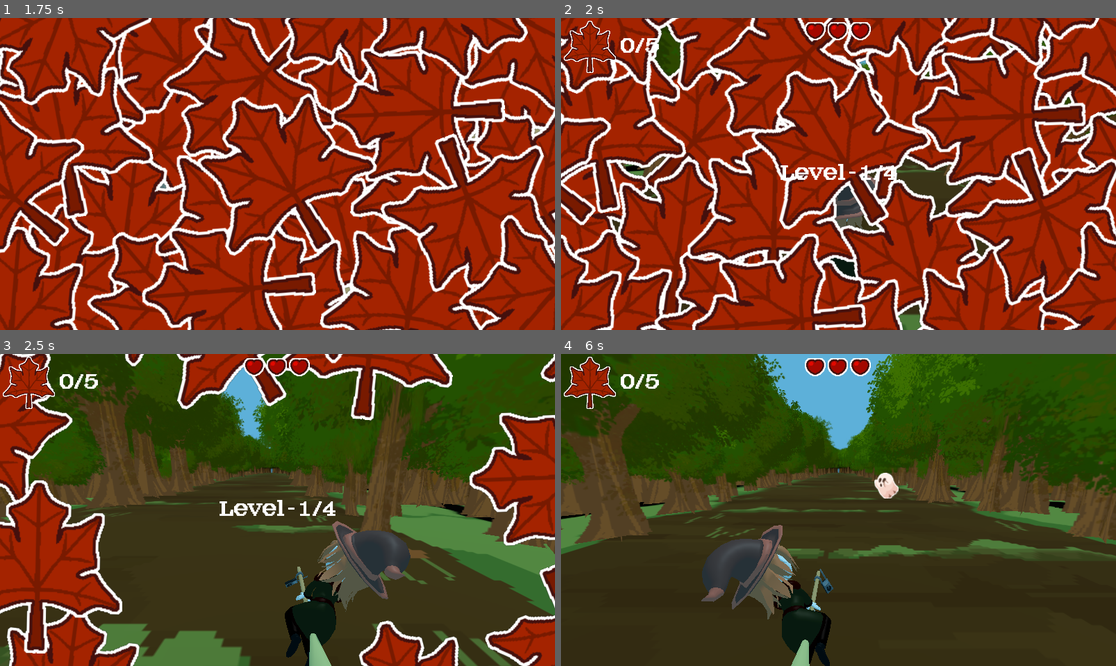
Above: before the commit, frames 1-4 (two rows, left to right).
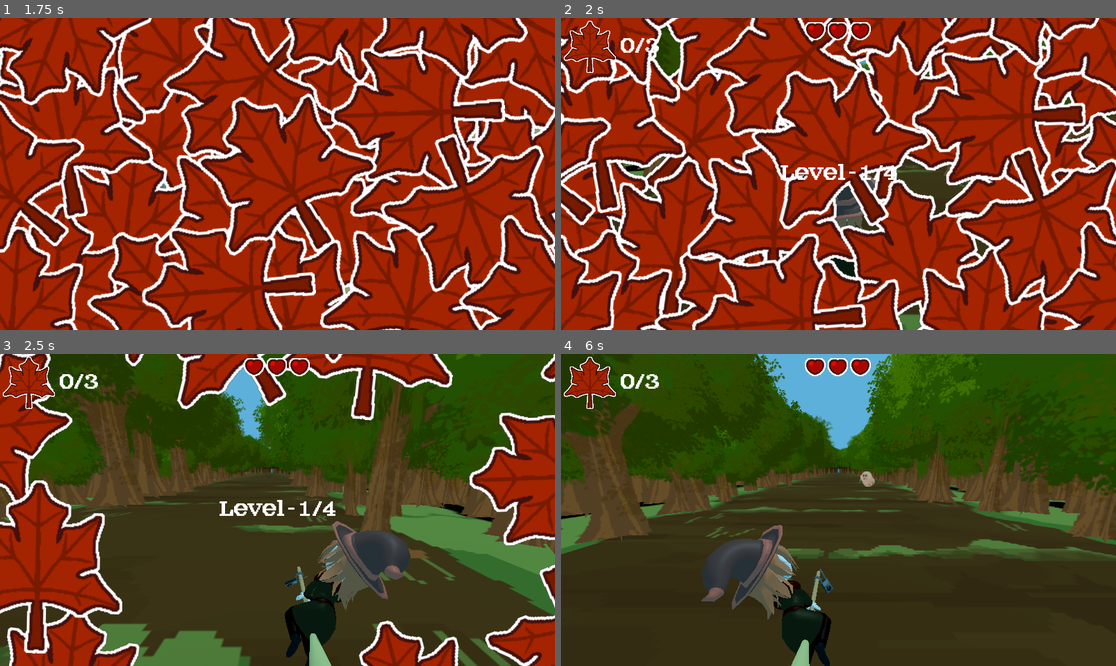
Above: after the commit, the same moments.

Repository: wewewer123/Cozy-Chaos-Fall-2025
Game: Godot game, scene res://scenes/game/GameHolder.tscn
Same seed, same stepped clock (60 frames per second), same inputs: the game is played once before the commit and once after it.
Inputs (mouse positions are in pixels of both pictures, inside the frame that each line leads up to):
- Up to frame 1 (1.75 s): click "start" at 0.5 s; click "start" at 1.25 s
- Up to frame 2 (2 s): no input
- Up to frame 3 (2.5 s): tap Enter at 2 s; move the mouse to (399, 494) at 2.02 s; hold D (right) from 2.03 s (still down); tap T at 2.1 s; click (399, 494) at 2.17 s
- Up to frame 4 (6 s): move the mouse to (727, 525) at 2.77 s; release D (right) at 2.78 s; hold A (left) 2.78-3.53 s; tap one key every 0.75 s from 2.85 s: Y Tab T Y Tab; move the mouse to (894, 441) at 3.52 s; hold D (right) 3.53-5.03 s; move the mouse to (810, 572) at 4.27 s; click (810, 572) at 4.42 s; move the mouse to (1005, 556) at 5.02 s; hold A (left) from 5.03 s (still down); move the mouse to (672, 463) at 5.77 s

Frame 1 is identical in both runs. In frame 2, less than 0.1% of the frame differs, in the area x 15-18%, y 6-11%; in frame 3, less than 0.1%; in frame 4, 0.4%, in the area x 15-61%, y 6-47%.

Commit message:
Version 0.6

Diff:
--- a/scenes/game/GameManager.tscn
+++ b/scenes/game/GameManager.tscn
@@ -36,6 +36,7 @@
 [node name="Node" type="Node" parent="."]
 
 [node name="AudioStreamPlayer2D" type="AudioStreamPlayer2D" parent="."]
+volume_db = -80.0
 
 [node name="Backgroundmusic" parent="." instance=ExtResource("14_gvcca")]
-volume_db = -20.0
+volume_db = -25.0
--- a/scenes/lane_objects/collectables/leaf.tscn
+++ b/scenes/lane_objects/collectables/leaf.tscn
@@ -31,6 +31,6 @@
 
 [node name="LaneEntityDirectionalAudio" parent="." instance=ExtResource("5_ykhct")]
 soundeffect = ExtResource("6_ykhct")
-start_delay_seconds = 0.5
+start_delay_seconds = 1.25
 
 [connection signal="body_entered" from="." to="." method="_on_body_entered"]
--- a/scenes/lane_objects/directional_audio_manager.tscn
+++ b/scenes/lane_objects/directional_audio_manager.tscn
@@ -5,8 +5,7 @@
 [node name="LaneEntityDirectionalAudio" type="Node3D" node_paths=PackedStringArray("audio_streams")]
 script = ExtResource("1_d6vvy")
 audio_streams = [NodePath("Audio 1"), NodePath("Audio 2"), NodePath("Audio 3")]
-start_volume_db = -30
-end_volume_db = 15
+start_volume_db = -40
 audio_fade_out_seconds = 0.75
 
 [node name="Audio 1" type="AudioStreamPlayer2D" parent="."]
--- a/scenes/lane_objects/obstacles/ghost.tscn
+++ b/scenes/lane_objects/obstacles/ghost.tscn
@@ -31,7 +31,6 @@
 
 [node name="LaneEntityDirectionalAudio" parent="." instance=ExtResource("5_piuvc")]
 soundeffect = ExtResource("6_aoq6d")
-end_volume_db = 10
-start_delay_seconds = 0.5
+start_delay_seconds = 1.0
 
 [connection signal="body_entered" from="." to="." method="_on_body_entered"]
--- a/scenes/ui/main_menu.tscn
+++ b/scenes/ui/main_menu.tscn
@@ -304,7 +304,7 @@
 layout_mode = 2
 size_flags_vertical = 1
 accessibility_description = "Master volume"
-value = 40.0
+value = 60.0
 rounded = true
 
 [node name="MasterVal" type="Label" parent="CenterContainer/Options/MarginContainer/VBoxContainer/Audio/VBoxContainer/MarginContainer3/VBoxContainer/HBoxContainer"]
--- a/scripts/game/globals.gd
+++ b/scripts/game/globals.gd
@@ -1,9 +1,9 @@
 extends Node
 
 var max_player_health = 3
-var max_leaf_count = 5
+var max_leaf_count = 3
 
-var SPAWN_DIFFICULTY_MULTIPLAYER = 5
+var SPAWN_DIFFICULTY_MULTIPLAYER = 7
 
 var LANE_SPAWN_TIMERS := {
 	GameManager.game_states.LEVEL1: 1.0 * SPAWN_DIFFICULTY_MULTIPLAYER,
Not shown, changed: export_presets.cfg
